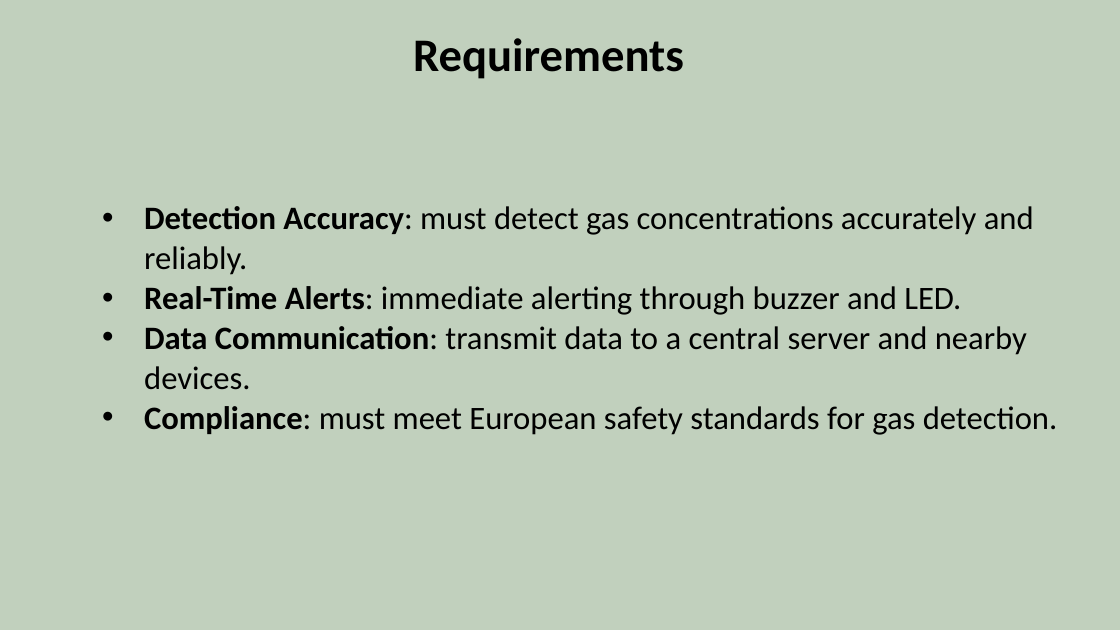
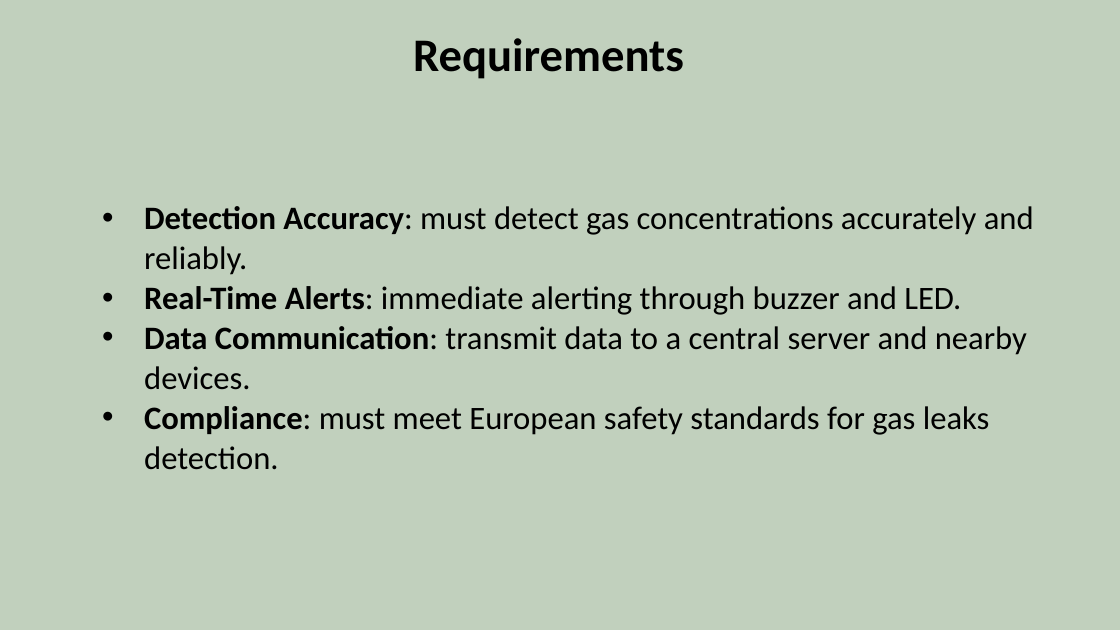
Before and after one commit to SuperM22/GasSentinel, a slide deck: slide 3 of Deliveries/GasSentinel2.pptx. Drawn at 1120x630 pixels with LibreOffice and Linux fonts; fonts in the diff are those of the drawing. Boxes give left, top, right and bottom in pixels: in the first picture for what was removed or moved away, otherwise in the second. Text is boxed around its words. In the diff, an @@ line names an element or a change of style, - is before the commit and + after.

```diff
--- a/Deliveries/GasSentinel2.pptx
+++ b/Deliveries/GasSentinel2.pptx
@@ text at box(144, 406, 990, 470): text changed @@
-  • Compliance: must meet European safety standards for gas detection.
+  • Compliance: must meet European safety standards for gas leaks detection.
```
Also in this commit, not shown: 4 other slides changed, 1 slide removed, 1 other file.
